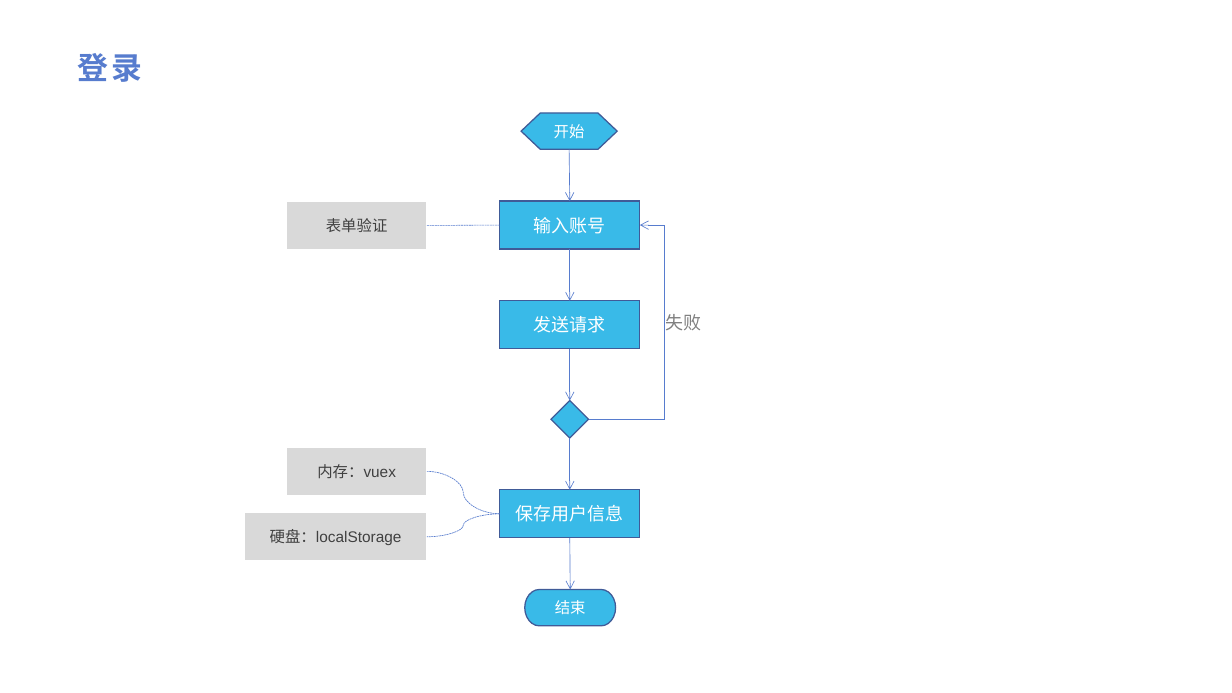
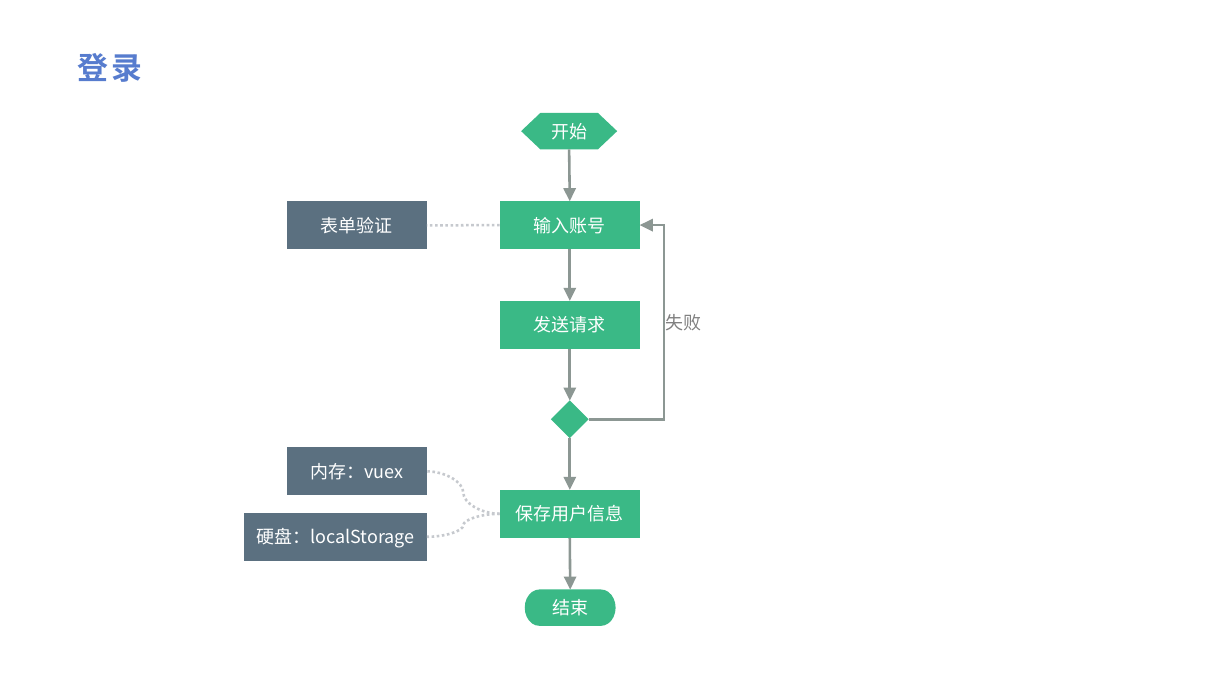
Before and after one commit to forwardNow/blog, a slide deck: slide 4 of docs/.vuepress/public/前端.pptx. Drawn at 1232x693 pixels with LibreOffice and Linux fonts; fonts in the diff are those of the drawing. Boxes give left, top, right and bottom in pixels: in the first picture for what was removed or moved away, otherwise in the second. Text is boxed around its words. In the diff, an @@ line names an element or a change of style, - is before the commit and + after.

```diff
--- a/docs/.vuepress/public/前端.pptx
+++ b/docs/.vuepress/public/前端.pptx
@@ flow chart preparation "开始" at [521, 113, 617, 149]: size 12 to 14 pt, font Arial to Noto Sans CJK SC; fill #39BAE8 to #3AB986; outline #405C98 1 pt to none @@
@@ arrow (569, 150) - (570, 201): stroke #577CCE 0.5 pt to #8C9793 2 pt; arrowheads changed @@
@@ size 12 to 14 pt, font Arial to Noto Sans CJK SC, text colour #404040 to #FFFFFF; fill #D9D9D9 to #5B7080; outline #FFFFFF 1 pt to none in 3 elements at [287, 447, 427, 495], [245, 513, 427, 561], [287, 201, 427, 250] @@
@@ curved line (500, 226) - (427, 226): stroke #577CCE 0.5 pt dashed to #C6C9CE 2 pt dashed @@
@@ elbow arrow (589, 420) - (640, 226): stroke #577CCE 0.5 pt to #8C9793 2 pt; arrowheads changed @@
@@ arrow (570, 250) - (570, 301): stroke #577CCE 0.5 pt to #8C9793 2 pt; arrowheads changed @@
@@ arrow (570, 348) - (570, 400): stroke #577CCE 0.5 pt to #8C9793 2 pt; arrowheads changed @@
@@ diamond at [551, 400, 589, 438]: fill #39BAE8 to #3AB986; outline #405C98 1 pt to none @@
@@ arrow (570, 438) - (570, 490): stroke #577CCE 0.5 pt to #8C9793 2 pt; arrowheads changed @@
@@ curved line (500, 514) - (427, 471): stroke #577CCE 0.5 pt dashed to #C6C9CE 2 pt dashed @@
@@ font Arial to Noto Sans CJK SC; fill #39BAE8 to #3AB986; outline #405C98 1 pt to none in 3 elements at [500, 201, 640, 250], [500, 301, 640, 349], [500, 490, 640, 538] @@
@@ curved line (500, 514) - (427, 537): stroke #577CCE 0.5 pt dashed to #C6C9CE 2 pt dashed @@
@@ arrow (570, 538) - (570, 590): stroke #577CCE 0.5 pt to #8C9793 2 pt; arrowheads changed @@
@@ pill shape "结束" at [525, 590, 616, 626]: size 12 to 14 pt, font Arial to Noto Sans CJK SC; fill #39BAE8 to #3AB986; outline #405C98 1 pt to none @@
```
Also in this commit, not shown: 5 other slides changed, 6 other files.
